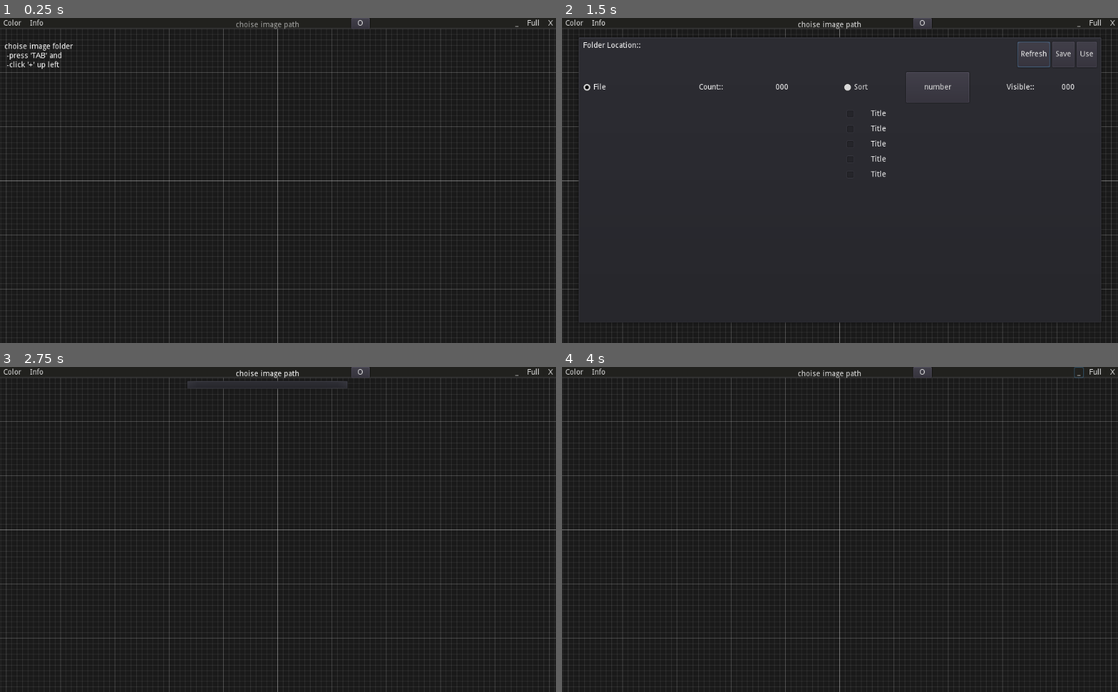
Above: before the commit, frames 1-4 (two rows, left to right).
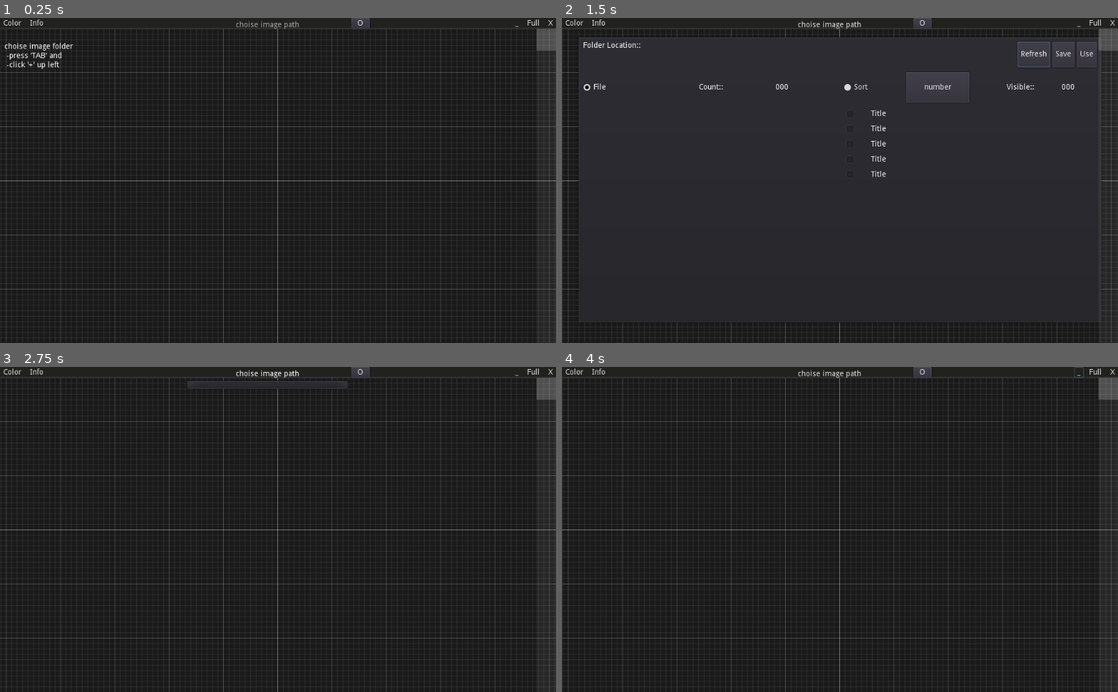
Above: after the commit, the same moments.

Repository: hpn33/manga-reader-by-godot-
Game: Godot game, scene res://scene/Main.tscn
The game is run twice, just before and just after one commit, with the same random seed, the same clock (stepped at 60 frames per second) and the same inputs.
Inputs:
- Up to frame 1 (0.25 s): no input
- Up to frame 2 (1.5 s): click "Color" at 0.5 s; click "Info" at 1.25 s
- Up to frame 3 (2.75 s): click "choise image path" at 2 s
- Up to frame 4 (4 s): click "O" at 2.75 s; click "_" at 3.5 s

The runs differ from the first frame. In frame 1, 0.2% of the frame differs, in the area x 96-100%, y 3-11%; in frame 2, 0.2%; in frame 3, 0.2%; in frame 4, 0.2%.
Error in both runs: Invalid call. Nonexistent function '_get'. (res://autoload/AppSetting.gd:81)

Commit message:
add scroll bar

Diff:
--- a/autoload/manager.gd
+++ b/autoload/manager.gd
@@ -40,7 +40,7 @@
 	# use config
 	# ....
 
-#	show()
+	show()
 
 
 
--- a/object/camera/Camera2D.gd
+++ b/object/camera/Camera2D.gd
@@ -26,7 +26,7 @@
 
 
 
-func _snap_to_limits(target = position):
+func snap_to_limits(target = position):
 
 	target.x = clamp(target.x, limit_rect.position.x+off.x, limit_rect.end.x-off.x)
 	target.y = clamp(target.y, limit_rect.position.y+off.y, limit_rect.end.y-off.y)
@@ -34,6 +34,15 @@
 	return target
 
 
+func goto_line():
+	pass
+
+func goto_persend(persend):
+	var perhundred = limit_rect.end.y / 100
+	var pos = perhundred * persend
+
+	position.y = pos
+	position = snap_to_limits(position)
 
 
 func _process(delta):
--- a/object/camera/mouse.gd
+++ b/object/camera/mouse.gd
@@ -24,4 +24,4 @@
 		owner.position -= event.relative * owner.zoom
 		movement.target = owner.position
 
-		owner._snap_to_limits()
+		owner.snap_to_limits()
--- a/object/camera/movement.gd
+++ b/object/camera/movement.gd
@@ -37,7 +37,7 @@
 
 	if direction.length_squared() > 0:
 		target += direction.normalized() * speed * owner.zoom
-		if owner.limit_rect: target = owner._snap_to_limits(target)
+		if owner.limit_rect: target = owner.snap_to_limits(target)
 
 
 	# final
--- a/scene/ImagePlace.gd
+++ b/scene/ImagePlace.gd
@@ -1,50 +1,8 @@
 extends ImageView
 
 
-var can_sort := true
-var path := ''
-var iou := IOUtil.new()
-
-
 func _ready() -> void:
-	share.add_hook('target_dir', self, '_target_dir_changed')
 	share.add_hook('image_list', self, 'start')
 
-func _target_dir_changed(value):
-	if path == value:
-		return
-
-	path = value
-
-	_find_image()
-
-
-func _find_image():
-
-	var image_list := []
-
-	if not iou.is_dir(path):
-		print("An error occurred when trying to access the path.")
-		return
-
-	image_list = iou.list_by_type('png|jpg', path)
-
-	if can_sort:
-		image_list = bubble_sort(image_list)
-
-	start(image_list)
-
-
-func bubble_sort(array):
-	var index = len(array) - 1
-	while index >= 0:
-
-		for j in range(index):
-
-			if int(array[j].title) > int(array[j+1].title):
-				var temp = array[j]
-				array[j] = array[j+1]
-				array[j+1] = temp
-
-		index -= 1
-	return array
+func perhundred():
+	return size.y / 100
--- a/scene/Main.tscn
+++ b/scene/Main.tscn
@@ -14,6 +14,7 @@
 [ext_resource path="res://scene/ui/TitleBar/RecentMenu.gd" type="Script" id=12]
 [ext_resource path="res://object/ColorPicker/ColorPicker.tscn" type="PackedScene" id=13]
 [ext_resource path="res://scene/ui/TitleBar/OpenFolder.gd" type="Script" id=14]
+[ext_resource path="res://scene/scroll.gd" type="Script" id=15]
 
 [node name="Main" type="Node"]
 script = ExtResource( 8 )
@@ -217,6 +218,31 @@
 margin_right = 1047.71
 margin_bottom = 582.559
 
+[node name="scroll" type="Control" parent="UI"]
+anchor_left = 1.0
+anchor_right = 1.0
+anchor_bottom = 1.0
+margin_left = -36.0
+margin_top = 20.0
+script = ExtResource( 15 )
+__meta__ = {
+"_edit_use_anchors_": false
+}
+
+[node name="ColorRect" type="ColorRect" parent="UI/scroll"]
+anchor_right = 1.0
+anchor_bottom = 1.0
+mouse_filter = 1
+color = Color( 1, 1, 1, 0.054902 )
+__meta__ = {
+"_edit_use_anchors_": false
+}
+
+[node name="select" type="ColorRect" parent="UI/scroll"]
+margin_right = 36.0
+margin_bottom = 40.0
+color = Color( 0.760784, 0.760784, 0.760784, 0.262745 )
+
 [node name="RegularView" parent="." instance=ExtResource( 1 )]
 
 [node name="ImagePlace" parent="." instance=ExtResource( 2 )]
@@ -232,3 +258,5 @@
 [connection signal="pressed" from="UI/TitleBar/ColorRect/HBoxContainer/right/quit" to="UI/TitleBar" method="_on_quit_pressed"]
 [connection signal="timeout" from="UI/GuildText/Timer" to="UI/GuildText" method="_on_Timer_timeout"]
 [connection signal="dir_selected" from="UI/PopMenu/FileDialog" to="UI/PopMenu/FileDialog" method="_on_FileDialog_dir_selected"]
+[connection signal="mouse_entered" from="UI/scroll" to="UI/scroll" method="_on_scroll_mouse_entered"]
+[connection signal="mouse_exited" from="UI/scroll" to="UI/scroll" method="_on_scroll_mouse_exited"]
--- /dev/null
+++ b/scene/scroll.gd
@@ -0,0 +1,38 @@
+extends Control
+
+
+var active = false
+
+
+onready var select = $select
+
+onready var camera = $"../../Camera2D"
+
+
+func position_perhundred():
+	return get_local_mouse_position().y / perhundred()
+
+
+func perhundred():
+	return rect_size.y /100.0
+
+
+func _process(delta):
+
+	if not active:
+		return
+
+	if Input.is_action_pressed("view_click_mouse"):
+
+		select.rect_size.y = perhundred()
+		select.rect_position.y = get_local_mouse_position().y
+
+
+		camera.goto_persend(position_perhundred())
+
+
+func _on_scroll_mouse_entered():
+	active = true
+
+func _on_scroll_mouse_exited():
+	active = false
Not shown: 1 places in scene/Main.tscn that only renumber resources
